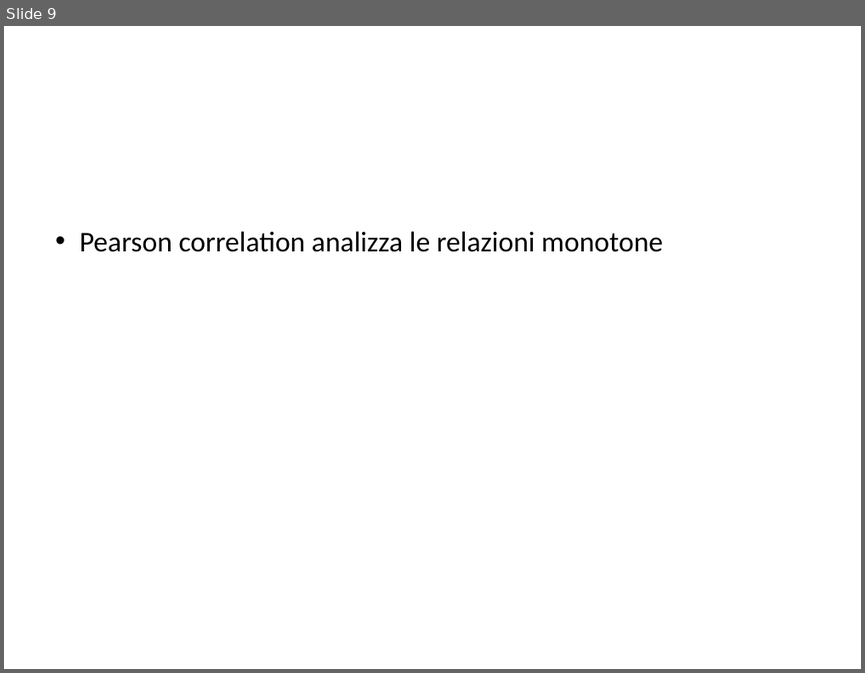
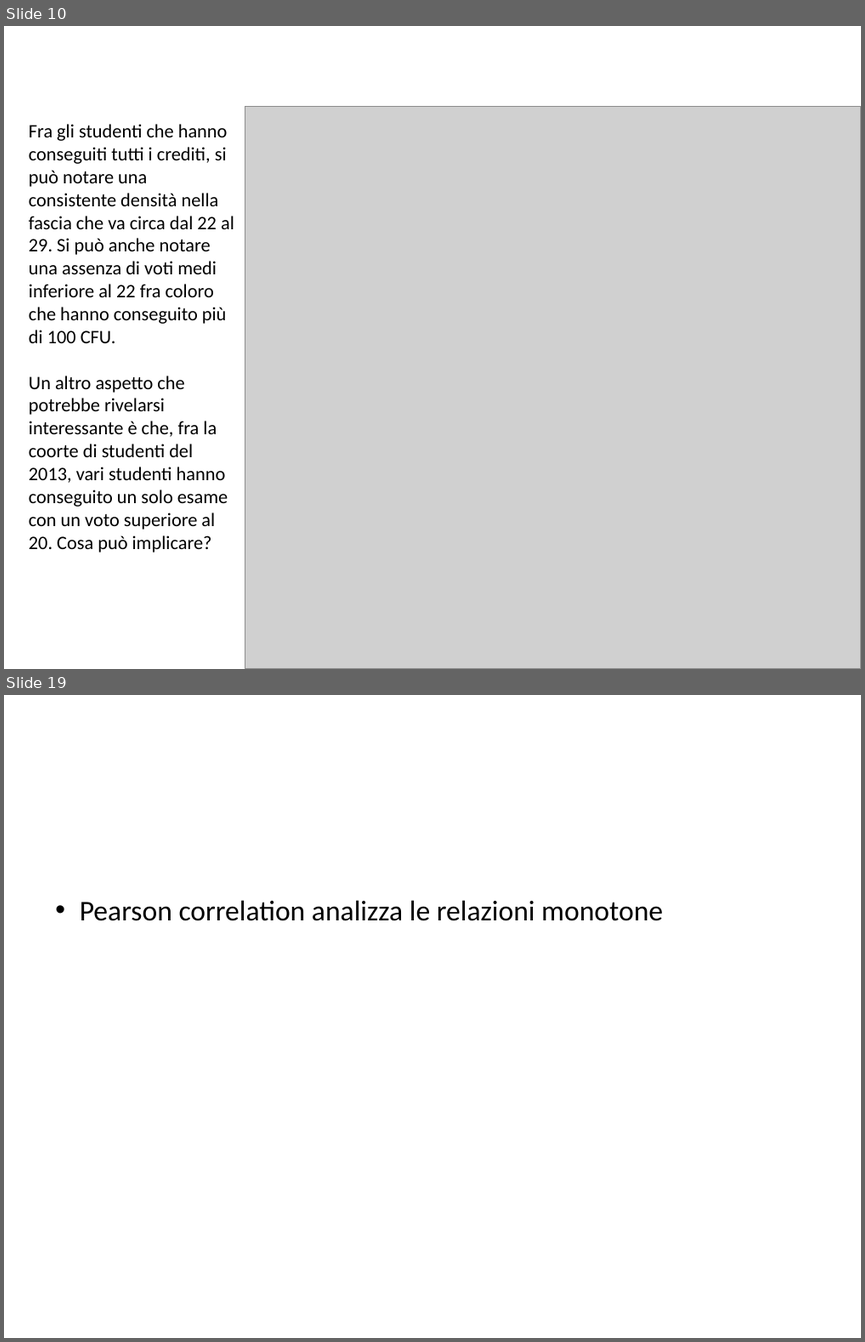
Before and after one commit to BlacknDecker/unifi, a slide deck: relazione.pptx. Shown one above the other, each under a label of ours: slide 9 before the commit, slides 10 and 19 after it; the slides between them are not shown. The pictures are 865x673 and 865x1342 pixels, drawn with LibreOffice and Linux fonts; fonts in the diff are those of the drawing; grey boxes stand for pictures; background and template pictures are left out. Boxes give left, top, right and bottom in pixels: in the first picture for what was removed or moved away, otherwise in the second. Text is boxed around its words. In the diff, an @@ line names an element or a change of style, - is before the commit and + after.

```diff
--- a/relazione.pptx
+++ b/relazione.pptx
@@ slide 10 added at (x1=4, y1=26, x2=861, y2=669), background #FFFFFF @@
@@ text added at (x1=139, y1=40, x2=861, y2=148), 24 pt, text #FFFFFF, bold @@
+DATA UNDERSTANDING: DETTAGLIO
@@ text added at (x1=29, y1=124, x2=234, y2=552), 16 pt, text #000000 @@
+Fra gli studenti che hanno conseguiti tutti i crediti, si può notare una consistente densità nella fascia che va circa dal 22 al 29. Si può anche notare una assenza di voti medi inferiore al 22 fra coloro che hanno conseguito più di 100 CFU.
+Un altro aspetto che potrebbe rivelarsi interessante è che, fra la coorte di studenti del 2013, vari studenti hanno conseguito un solo esame con un voto superiore al 20. Cosa può implicare?
@@ picture added at (x1=245, y1=107, x2=861, y2=669) @@
@@ what was slide 9 is now slide 19 @@
```
Also in this commit, not shown: 2 slides changed, 9 other slides added.
